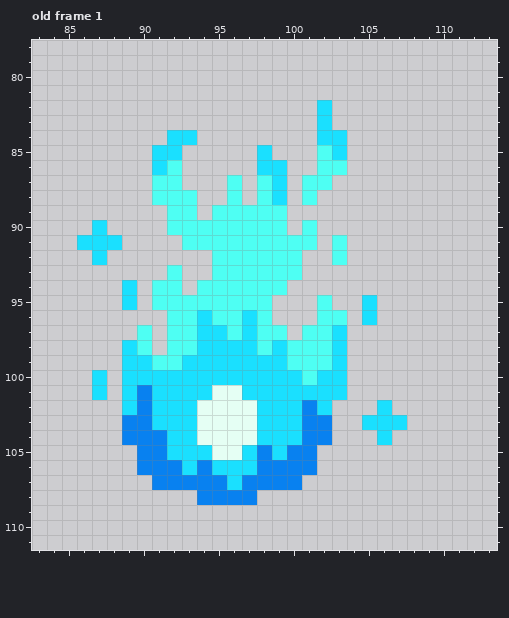
A pixel-art file gets an edit: devassets/Aseprite Projects/BlueSoul.aseprite. The picture above was drawn from the file before the commit.
192x192 pixels, 1 frame. Shown: old frame 1: x 83..113, y 78..111. The commit also changed other frames, which this record leaves out.
Once edited:
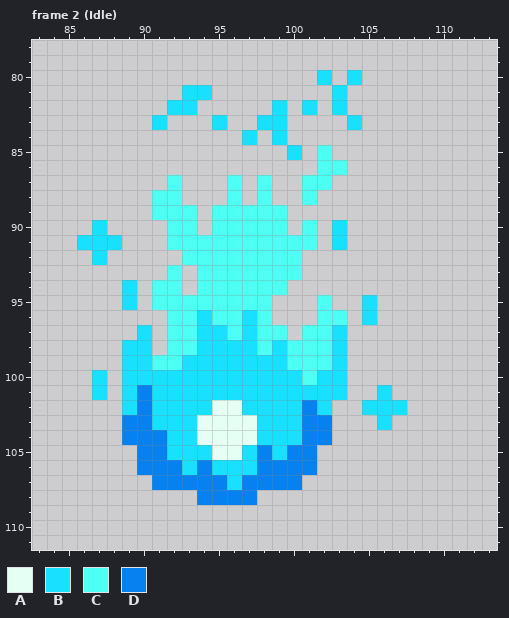
Palette (. is transparent): A #e5fff4  B #1ae0ff  C #4efff3  D #0881f0
A new or re-ordered frame is compared with the old frame closest to it.
The commit says: Soul idle animations
From old to new:
frames 1 -> 4
--- frame 2 (Idle) is new; against old frame 1
@@ x 89..106 @@
  79 ..................
- 80 ..................
- 81 ..................
- 82 .............B....
- 83 .............B....
- 84 ...BB........BB...
- 85 ..BB.....B...CB...
- 86 ..BC.....BB..CC...
- 87 ..CC...C.CB.CC....
- 88 ..CCC..C.CB.C.....
- 89 ...CC.CCCCC.......
- 90 ...CCCCCCCC.C.....
- 91 ....CCCCCCCCC.C...
- 92 ......CCCCCC..C...
- 93 ...C..CCCCCC......
+ 80 .............B.B..
+ 81 ....BB........B...
+ 82 ...BB.....B.B.B...
+ 83 ..B...B..BB....B..
+ 84 ........B.B.......
+ 85 ...........B.C....
+ 86 .............CC...
+ 87 ...C...C.C..CC....
+ 88 ..CC...C.C..C.....
+ 89 ..CCC.CCCCC.......
+ 90 ...CC.CCCCC.C.B...
+ 91 ...CCCCCCCCCC.B...
+ 92 ....CCCCCCCC......
+ 93 ...C.CCCCCCC......
  94 B.CC.CCCCCC.......
@@ x 83..113 @@
  96 .........CCBCCBC...CC.B........
- 97 .......C.CCBBCBCC.CCB..........
- 98 ......BC.CCBBBBCBCCCB..........
+ 97 .......B.CCBBCBCC.CCB..........
+ 98 ......BB.CCBBBBCBCCCB..........
  99 ......BBCCBBBBBBBCCCB..........
 100 ....B.BBBBBBBBBBBBCBB..........
-101 ....B.BDBBBBAABBBBBBB..........
-102 ......BDBBBAAAABBBDB...B.......
-103 ......DDBBBAAAABBBDD..BBB......
-104 ......DDDBBAAAABBBDD...B.......
+101 ....B.BDBBBBBBBBBBBBB..B.......
+102 ......BDBBBBAABBBBDB..BBB......
+103 ......DDBBBAAAABBBDD...B.......
+104 ......DDDBBAAAABBBDD...........
 105 .......DDBBBAABDBDD............
Pixel boxes of the changes (left, top, right, bottom) in both pictures:
changed: (137, 70, 362, 355)
changed: (197, 385, 257, 415)
changed: (362, 385, 407, 445)
